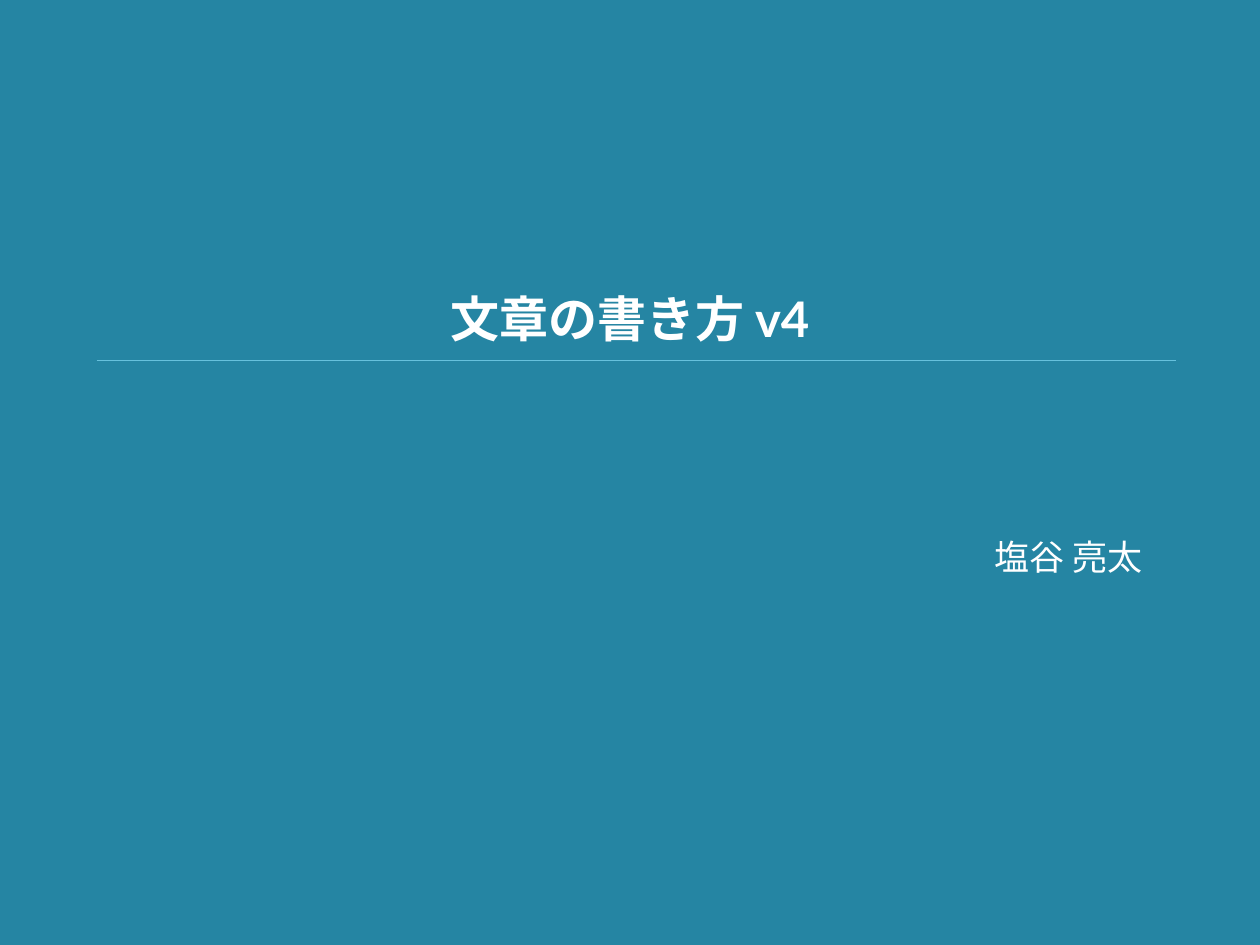
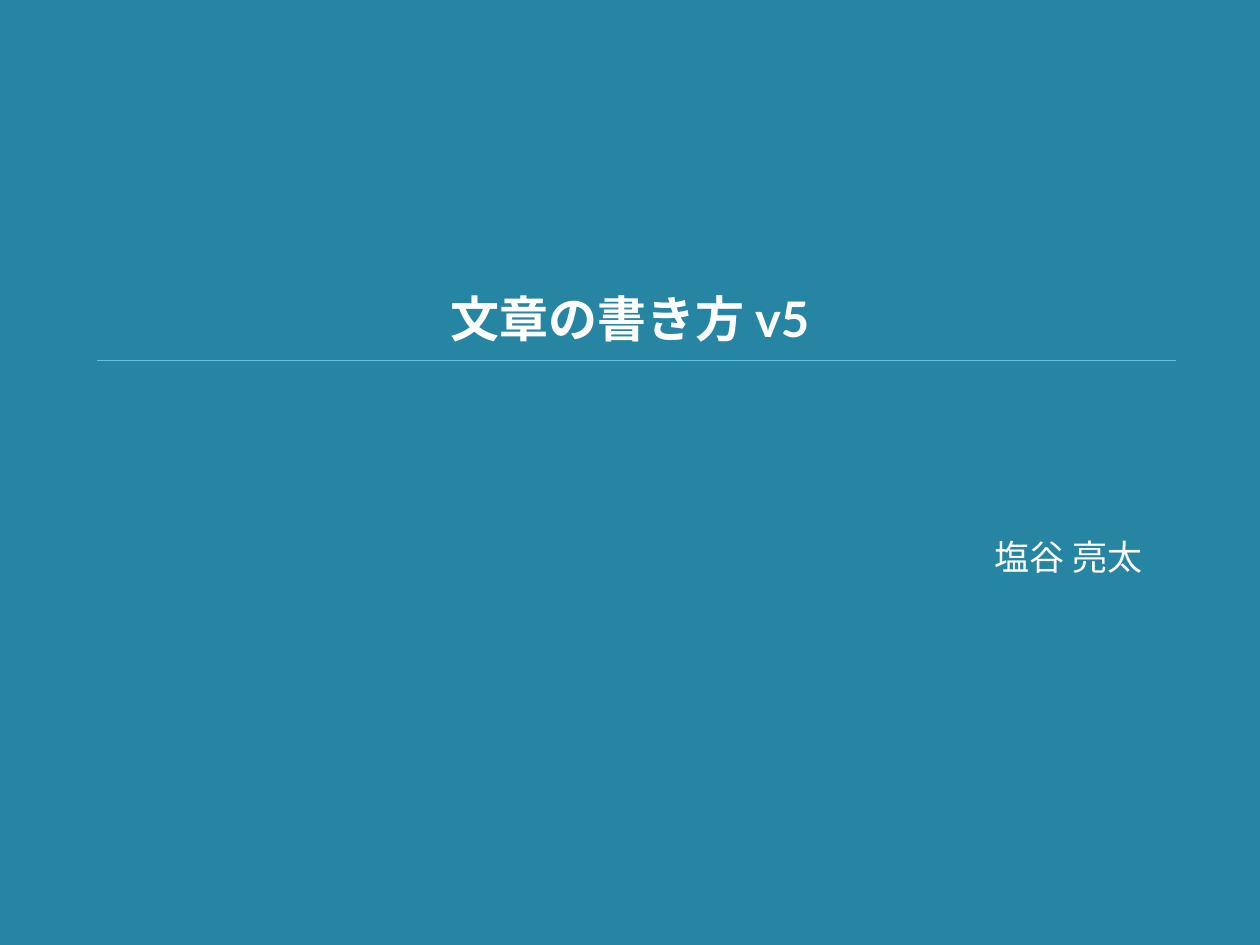
Before and after one commit to shioya-lab/how-to, a slide deck: slide 1 of writing.pptx. Drawn at 1260x945 pixels with LibreOffice and Linux fonts; fonts in the diff are those of the drawing. Boxes give left, top, right and bottom in pixels: in the first picture for what was removed or moved away, otherwise in the second. Text is boxed around its words. In the diff, an @@ line names an element or a change of style, - is before the commit and + after.

Commit message:
文章の書き方の通し番号が間違っていたのを修正

```diff
--- a/writing.pptx
+++ b/writing.pptx
@@ title at (x1=451, y1=295, x2=809, y2=342): text changed @@
-文章の書き方 v4
+文章の書き方 v5
```
Also in this commit, not shown: 2 other slides changed, 2 slides removed, 1 other file.
